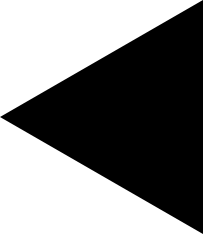
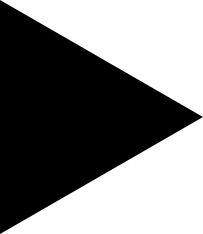
Before/after of a w=203, h=234 layered artwork. What changed in the layer stack:
hid "Polygon 1 copy" over [0, 0, 203, 234]
showed "Polygon 1" over [0, 0, 203, 234]
